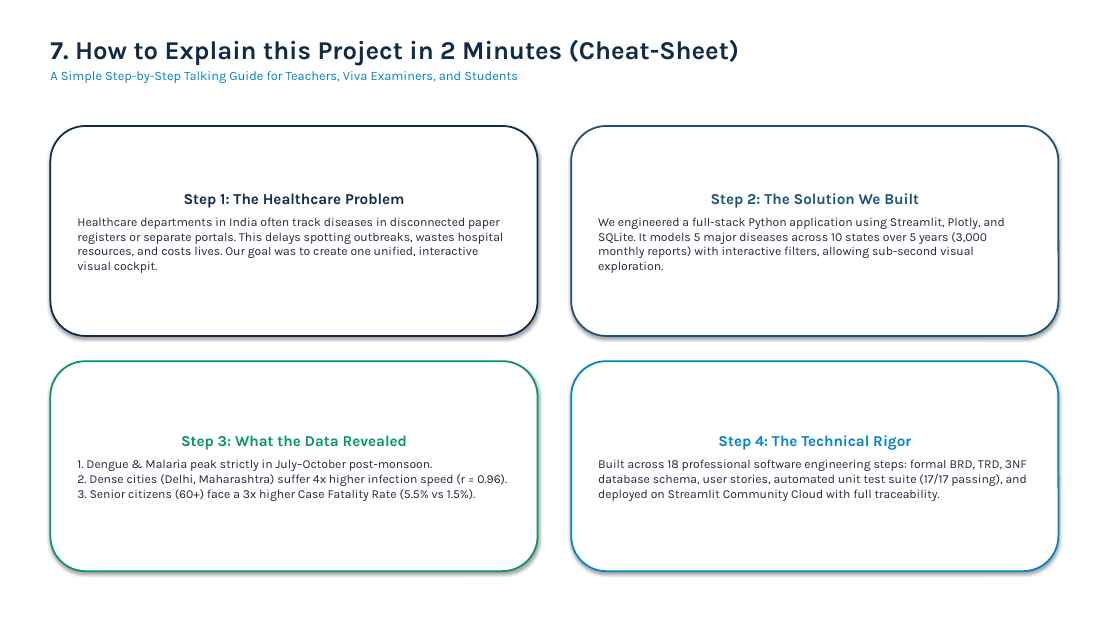
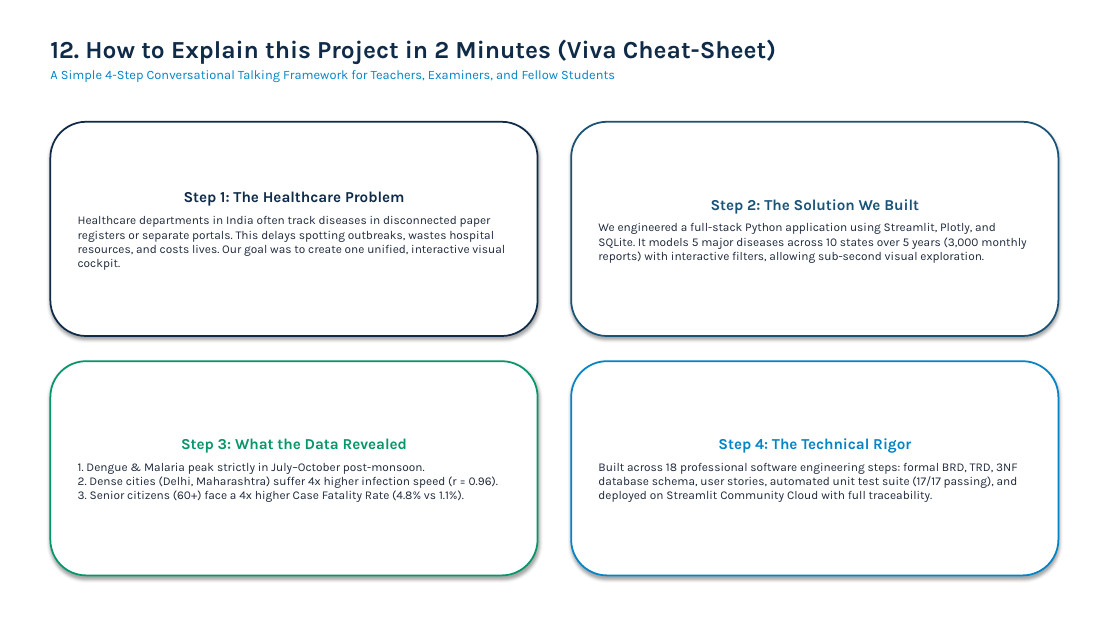
Before and after one commit to Argjain/2500320140031-disease-trend-analysis., a slide deck: slide 13 of docs/18_ArgJain_DiseaseTrendAnalysis_Presentation.pptx (slide 8 before the commit). Drawn at 1120x630 pixels with LibreOffice and Linux fonts; fonts in the diff are those of the drawing. Boxes give left, top, right and bottom in pixels: in the first picture for what was removed or moved away, otherwise in the second. Text is boxed around its words. In the diff, an @@ line names an element or a change of style, - is before the commit and + after.

Commit message:
docs: compile high-res project PowerPoint and convert all 18 project documents to certified PDFs

```diff
--- a/docs/18_ArgJain_DiseaseTrendAnalysis_Presentation.pptx
+++ b/docs/18_ArgJain_DiseaseTrendAnalysis_Presentation.pptx
@@ text at (x1=50, y1=40, x2=776, y2=82): text changed @@
-7. How to Explain this Project in 2 Minutes (Cheat-Sheet)
-A Simple Step-by-Step Talking Guide for Teachers, Viva Examiners, and Students
+12. How to Explain this Project in 2 Minutes (Viva Cheat-Sheet)
+A Simple 4-Step Conversational Talking Framework for Teachers, Examiners, and Fellow Students
@@ rounded rectangle "Step 1: The Healthcare Problem" resized from (x1=50, y1=126, x2=538, y2=336) to (x1=50, y1=122, x2=538, y2=336) @@
@@ rounded rectangle "Step 2: The Solution We ..." resized from (x1=571, y1=126, x2=1059, y2=336) to (x1=571, y1=122, x2=1059, y2=336) @@
@@ text in rounded rectangle at (x1=78, y1=216, x2=505, y2=270): size 10.5 to 10.2 pt in "Healthcare departments in India often track diseases ..." @@
@@ text in rounded rectangle at (x1=598, y1=223, x2=1026, y2=263): size 10.5 to 10.2 pt in "We engineered a full-stack Python application using ..." @@
@@ rounded rectangle "Step 3: What the Data ..." resized from (x1=50, y1=361, x2=538, y2=571) to (x1=50, y1=361, x2=538, y2=576) @@
@@ rounded rectangle "Step 4: The Technical Rigor" resized from (x1=571, y1=361, x2=1059, y2=571) to (x1=571, y1=361, x2=1059, y2=576) @@
@@ text in rounded rectangle at (x1=78, y1=463, x2=498, y2=502): text changed; size 10.5 to 10.2 pt @@
-1. Dengue & Malaria peak strictly in July–October post-monsoon.
-2. Dense cities (Delhi, Maharashtra) suffer 4x higher infection speed (r = 0.96).
-3. Senior citizens (60+) face a 3x higher Case Fatality Rate (5.5% vs 1.5%).
+1. Dengue & Malaria peak strictly in July–October post-monsoon.
+2. Dense cities (Delhi, Maharashtra) suffer 4x higher infection speed (r = 0.96).
+3. Senior citizens (60+) face a 4x higher Case Fatality Rate (4.8% vs 1.1%).
@@ text in rounded rectangle at (x1=598, y1=463, x2=1018, y2=502): size 10.5 to 10.2 pt in "Built across 18 professional software engineering steps: ..." @@
```
Also in this commit, not shown: 6 other slides changed, 7 slides added, 2 slides removed, 25 other files.
